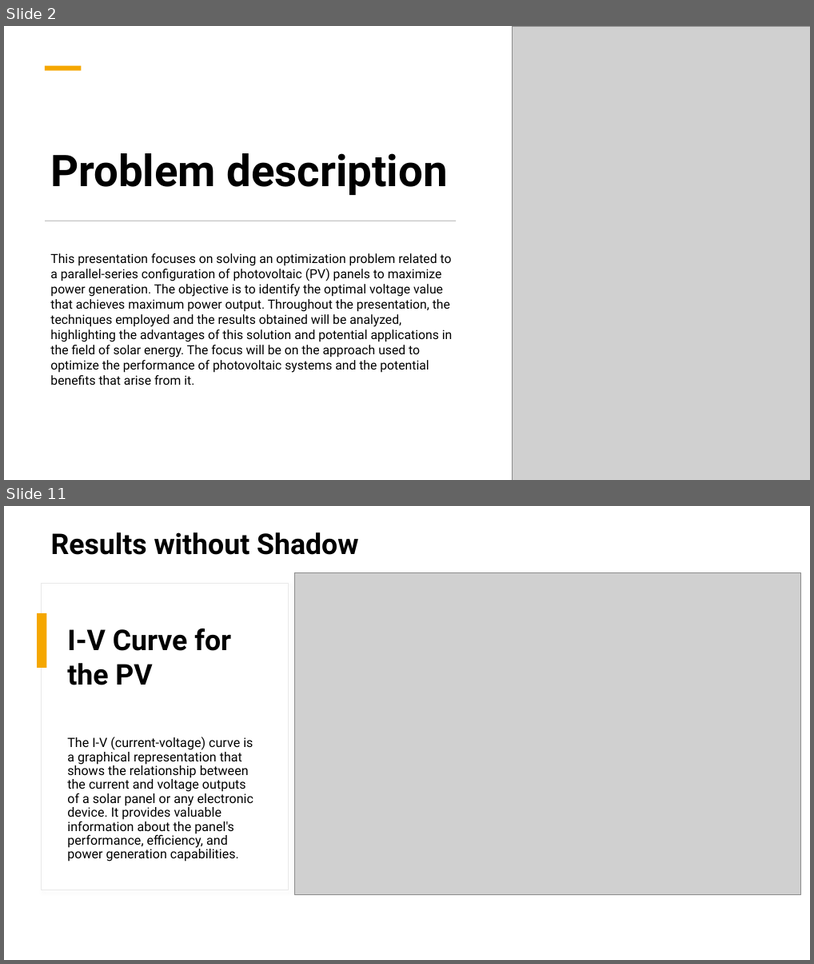
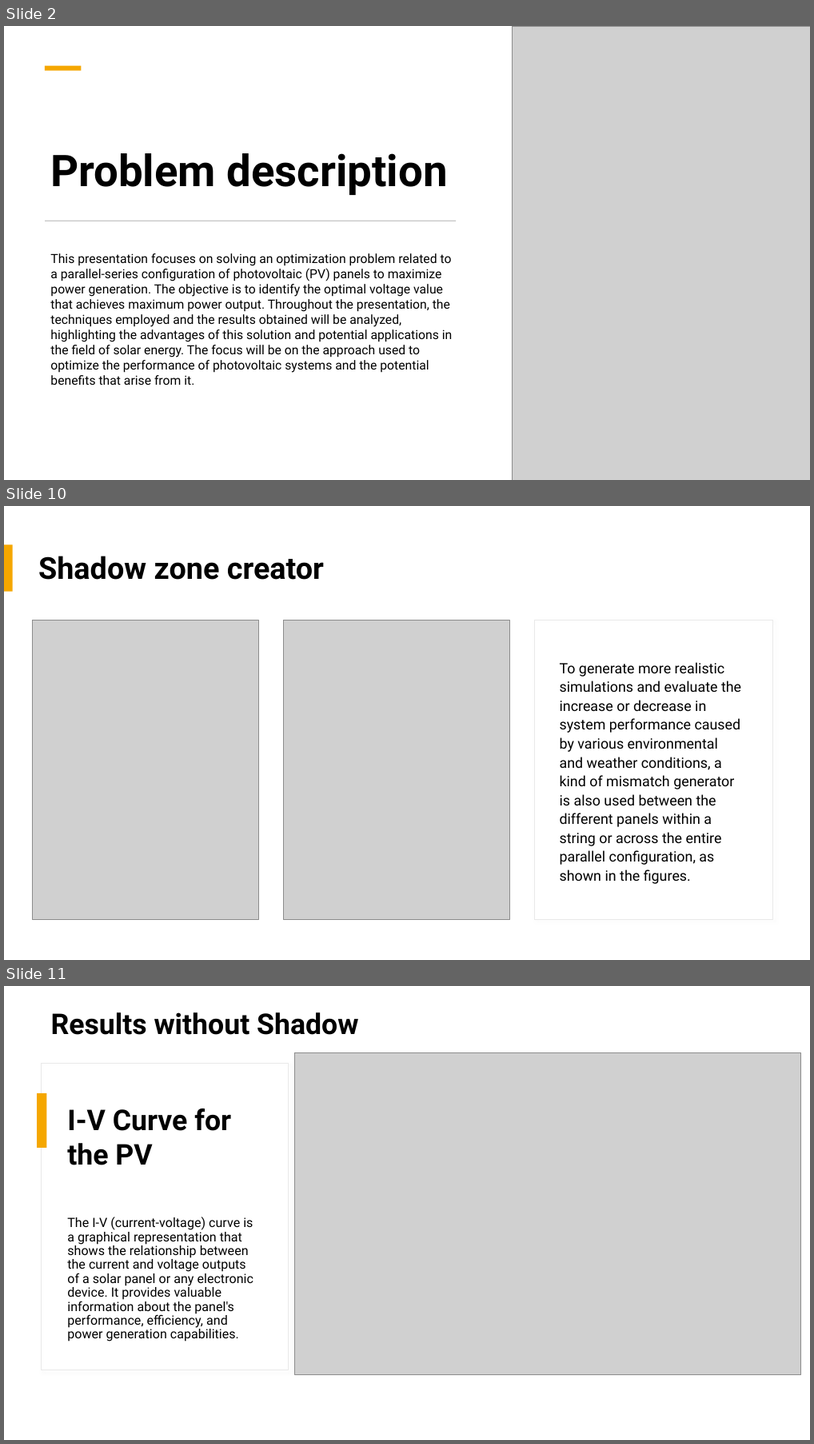
Before and after one commit to mdg217/RenewableEnergyProject, a slide deck: ProgettoRESM.pptx. Shown one above the other, each under a label of ours: slides 2 and 11 before the commit, slides 2, 10 and 11 after it; the slides between them are not shown. The pictures are 814x964 and 814x1444 pixels, drawn with LibreOffice and Linux fonts; fonts in the diff are those of the drawing; grey boxes stand for pictures. Boxes give left, top, right and bottom in pixels: in the first picture for what was removed or moved away, otherwise in the second. Text is boxed around its words. In the diff, an @@ line names an element or a change of style, - is before the commit and + after.

Commit message:
[UPDATE] implement some new features like total P-V curve of the system

```diff
--- a/ProgettoRESM.pptx
+++ b/ProgettoRESM.pptx
@@ slide 10 added at [4,506,810,960], background #FFFFFF; not listed: 2 template elements that a slide beside it also shows @@
@@ rectangle added at [4,506,810,960], fill #FFFFFF @@
@@ rectangle added at [4,544,13,592], fill #F5A700 @@
@@ title added at [38,556,324,580], 36 pt, text #000000, bold @@
+Shadow zone creator
@@ picture added at [33,620,258,919] @@
@@ picture added at [283,620,510,919] @@
@@ rectangle added at [535,620,774,919], fill #FFFFFF, outline #E9E9E9 0.75 pt @@
@@ text added at [560,662,742,884], 17 pt, text #000000 @@
+To generate more realistic simulations and evaluate the increase or decrease in system performance caused by various environmental and weather conditions, a kind of mismatch generator is also used between the different panels within a string or across the entire parallel configuration, as shown in the figures.
```
Also in this commit, not shown: 7 slides changed, 1 slide removed, 3 other files.
